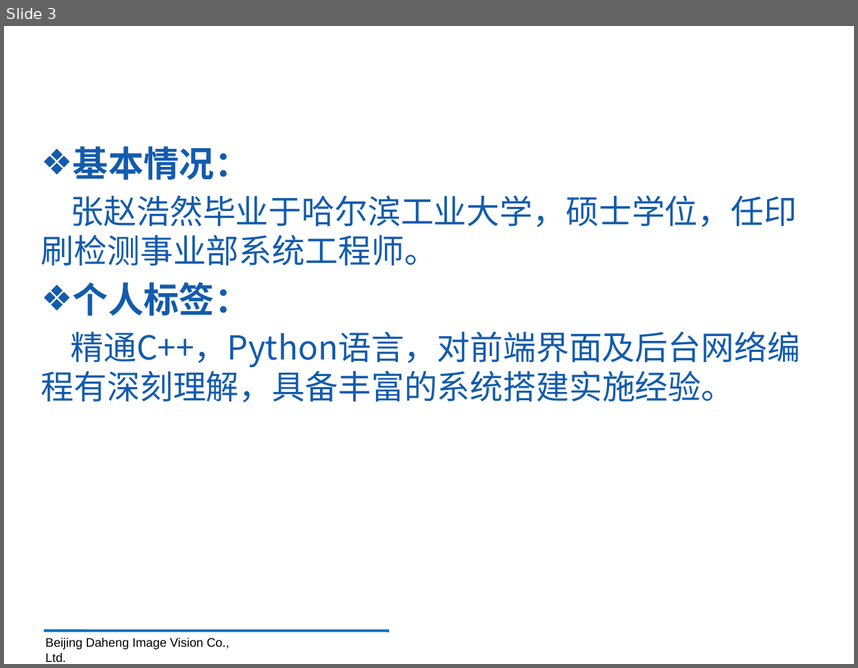
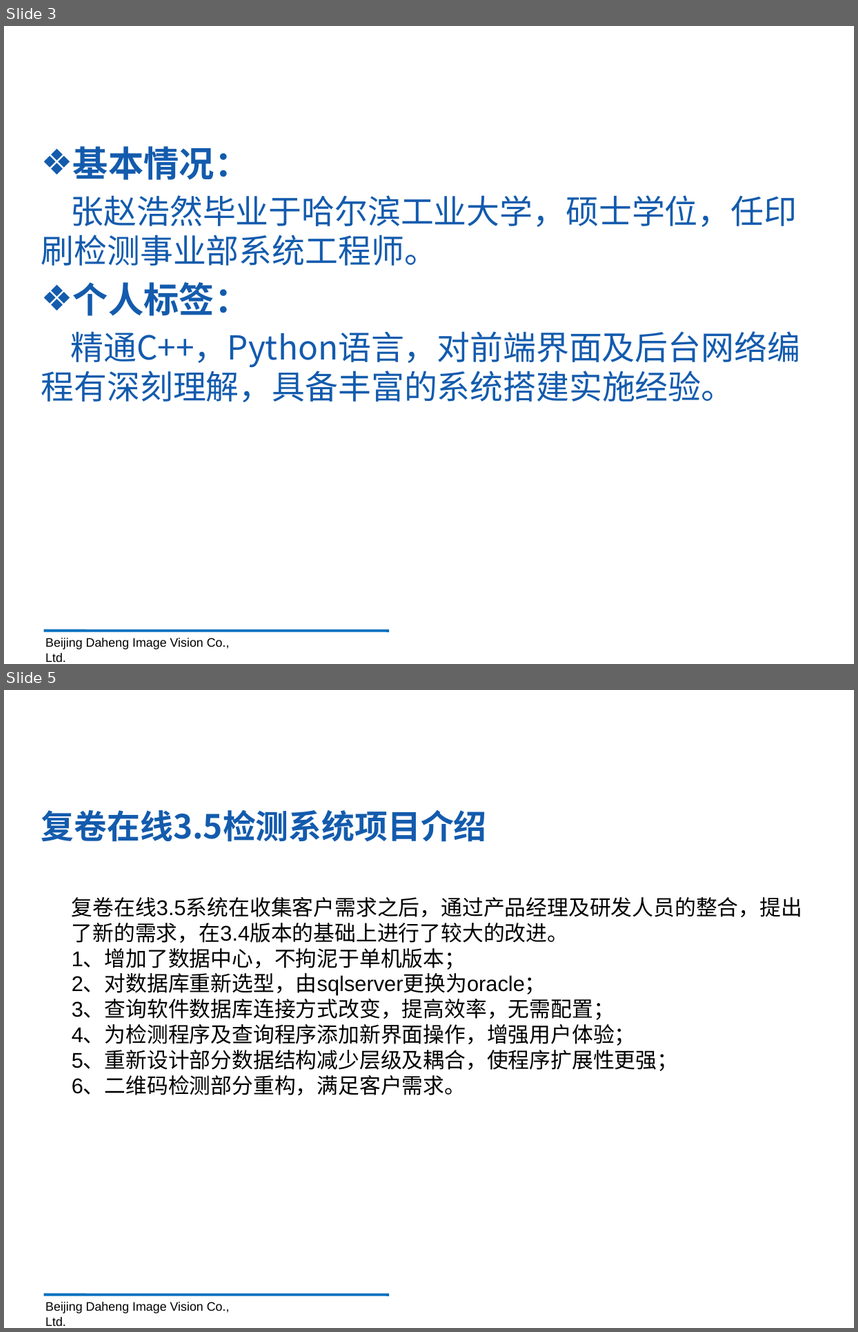
Before and after one commit to sabercc0805/daheng, a slide deck: 研发工程师述职报告PPT-张赵浩然-2018.pptx. Shown one above the other, each under a label of ours: slide 3 before the commit, slides 3 and 5 after it; the slides between them are not shown. The pictures are 858x668 and 858x1332 pixels, drawn with LibreOffice and Linux fonts; fonts in the diff are those of the drawing; background and template pictures are left out. Boxes give left, top, right and bottom in pixels: in the first picture for what was removed or moved away, otherwise in the second. Text is boxed around its words. In the diff, an @@ line names an element or a change of style, - is before the commit and + after.

```diff
--- a/研发工程师述职报告PPT-张赵浩然-2018.pptx
+++ b/研发工程师述职报告PPT-张赵浩然-2018.pptx
@@ slide 5 added at (4, 690, 854, 1328), background picture (left out) @@
@@ text added at (53, 690, 818, 775), 44 pt, text #FFFFFF, bold @@
+工作业绩
@@ text added at (41, 810, 487, 842), 28 pt, text #135BAD, bold @@
+复卷在线3.5检测系统项目介绍
@@ text added at (72, 897, 802, 1095), 18 pt, text #000000 @@
+复卷在线3.5系统在收集客户需求之后，通过产品经理及研发人员的整合，提出了新的需求，在3.4版本的基础上进行了较大的改进。
+1、增加了数据中心，不拘泥于单机版本；
+2、对数据库重新选型，由sqlserver更换为oracle；
+3、查询软件数据库连接方式改变，提高效率，无需配置；
+4、为检测程序及查询程序添加新界面操作，增强用户体验；
+5、重新设计部分数据结构减少层级及耦合，使程序扩展性更强；
+6、二维码检测部分重构，满足客户需求。
@@ line added from (44, 1294) to (389, 1294), #0070C0 2.25 pt @@
@@ text added at (45, 1301, 230, 1325), 10.5 pt, text #000000 @@
+Beijing Daheng Image Vision Co., Ltd.
```
Also in this commit, not shown: 1 slide changed, 1 other slide added.
